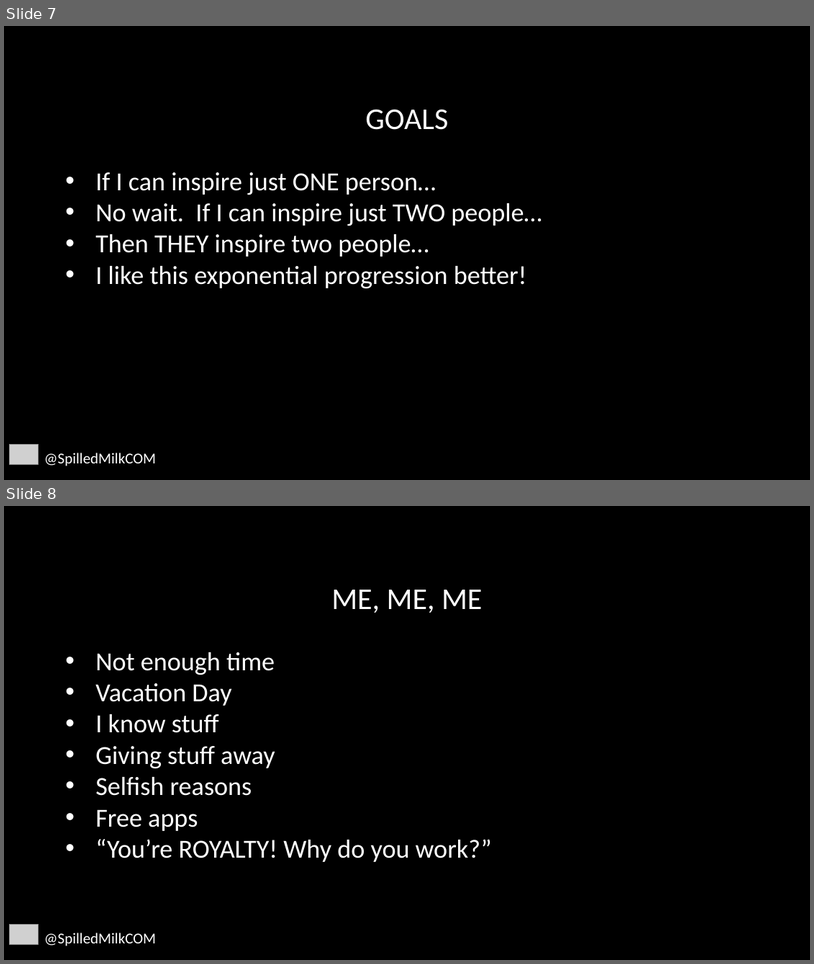
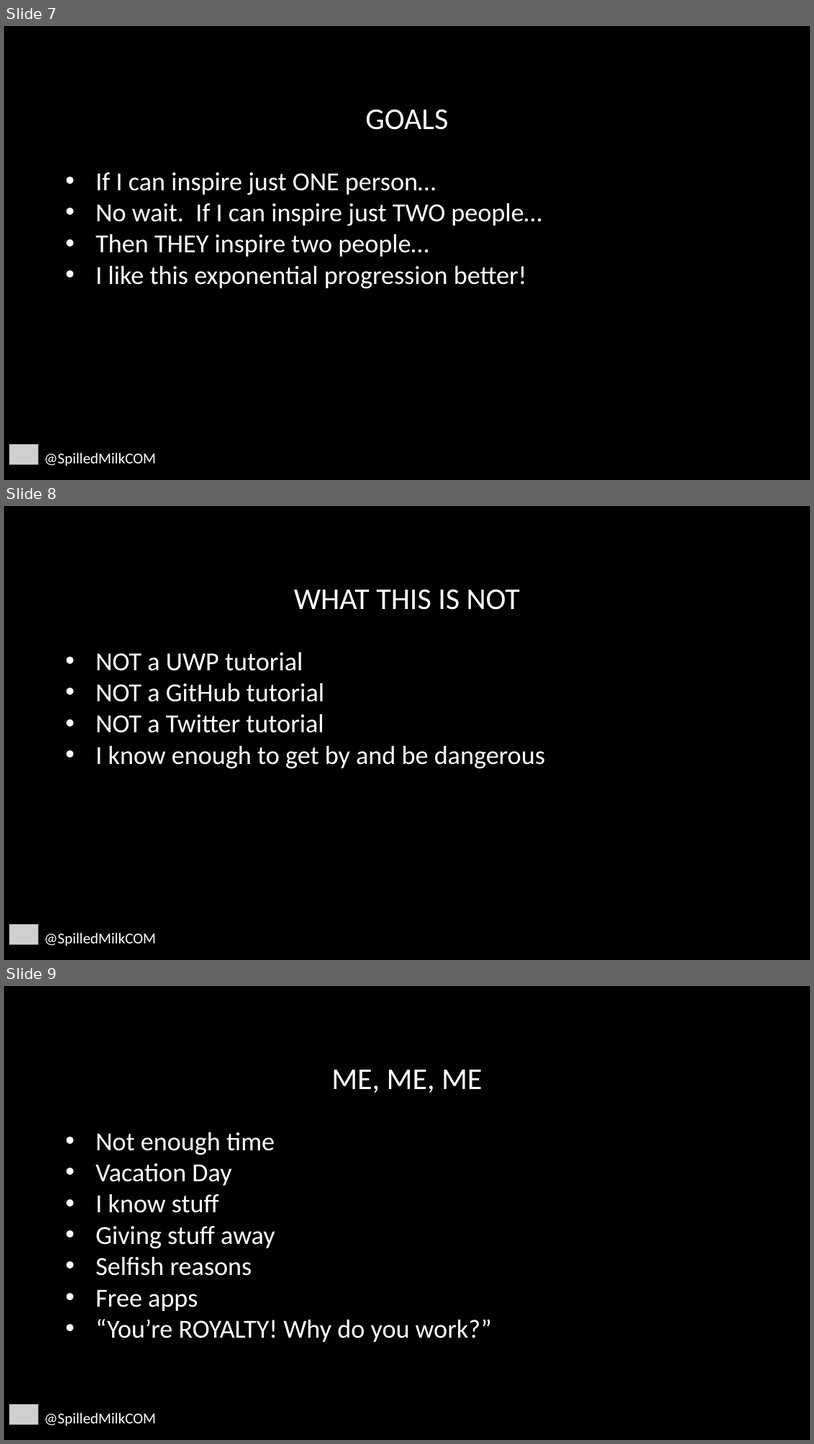
Before and after one commit to SpilledMilkCOM/DenDevDayUWP, a slide deck: Giving Back.pptx. Shown one above the other, each under a label of ours: slides 7 and 8 before the commit, slides 7, 8 and 9 after it. The pictures are 814x964 and 814x1444 pixels, drawn with LibreOffice and Linux fonts; fonts in the diff are those of the drawing; grey boxes stand for pictures; background and template pictures are left out. Boxes give left, top, right and bottom in pixels: in the first picture for what was removed or moved away, otherwise in the second. Text is boxed around its words. In the diff, an @@ line names an element or a change of style, - is before the commit and + after.

```diff
--- a/Giving Back.pptx
+++ b/Giving Back.pptx
@@ slide 8 added at [4, 506, 810, 960], background picture (left out) @@
@@ title added at [294, 589, 520, 610], 36 pt, text #FFFFFF @@
+WHAT THIS IS NOT
@@ text added at [95, 652, 545, 769], 31 pt, text #FFFFFF @@
+• NOT a UWP tutorial
+• NOT a GitHub tutorial
+• NOT a Twitter tutorial
+• I know enough to get by and be dangerous
@@ picture added at [10, 924, 39, 944] @@
@@ text added at [44, 932, 156, 946], 18 pt, text #FFFFFF @@
+@SpilledMilkCOM
@@ what was slide 8 is now slide 9 @@
```
Also in this commit, not shown: 4 slides changed.
